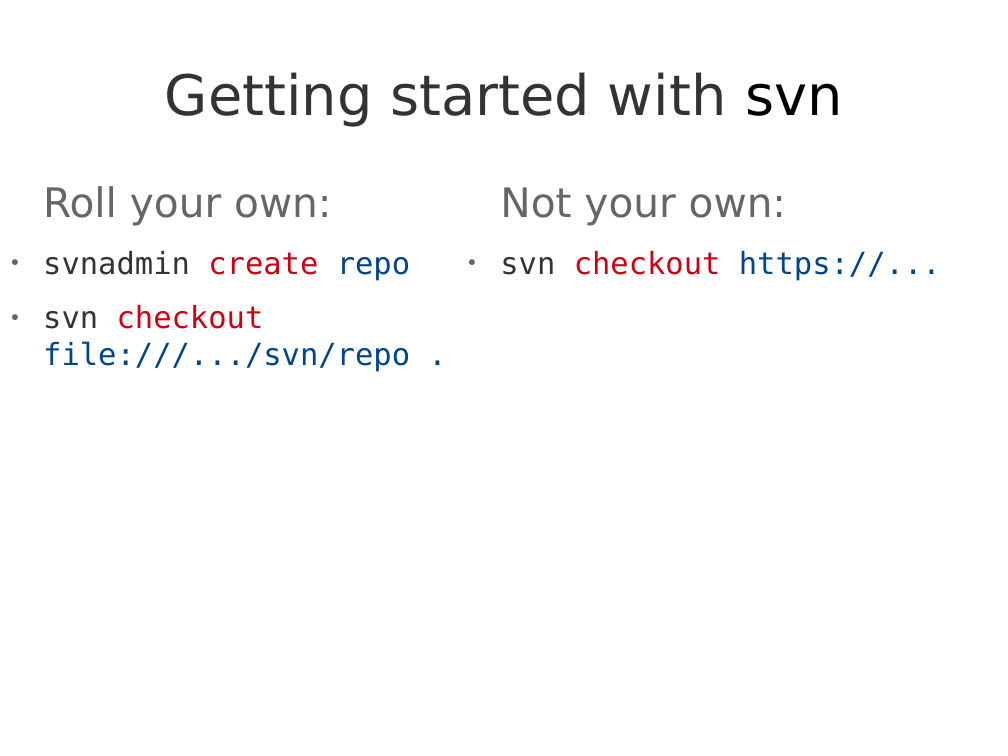
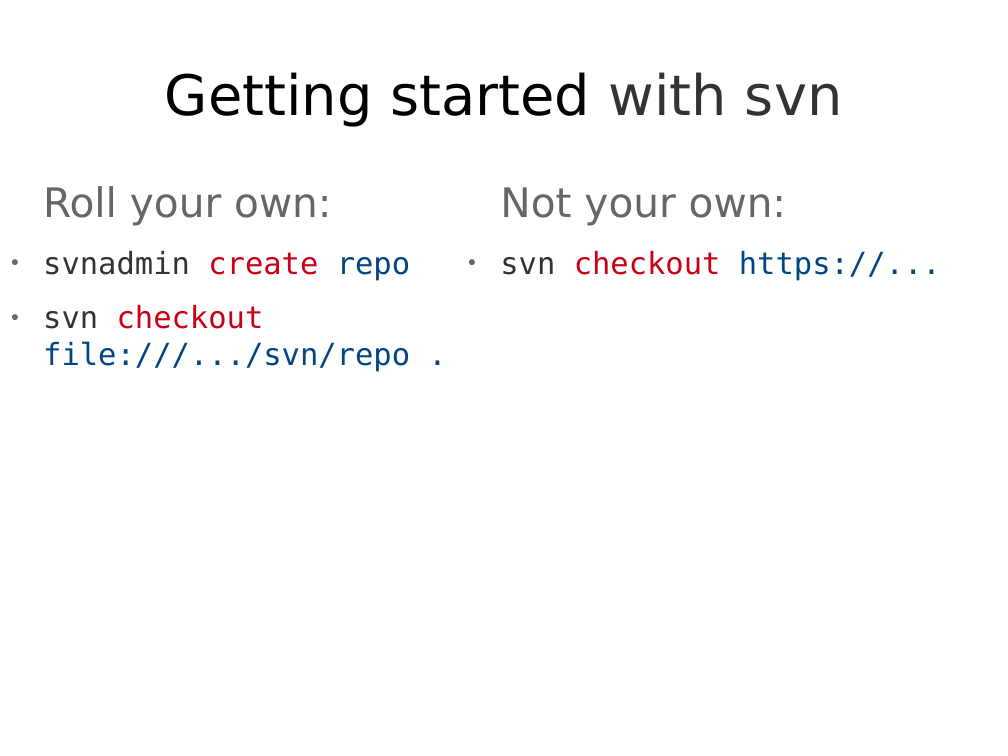
Before and after one commit to theonewolf/15-441-Recitation-Sessions, a slide deck: slide 12 of recitation2/src/recitation2.odp. Drawn at 1008x756 pixels with LibreOffice and Linux fonts; fonts in the diff are those of the drawing. Boxes give left, top, right and bottom in pixels: in the first picture for what was removed or moved away, otherwise in the second. Text is boxed around its words. In the diff, an @@ line names an element or a change of style, - is before the commit and + after.

```diff
--- a/recitation2/src/recitation2.odp
+++ b/recitation2/src/recitation2.odp
@@ title "Getting started with svn" at box(165, 72, 842, 127): text colour #333333 to #000000 in "Getting started"; text colour #000000 to #333333 in "svn" @@
```
Also in this commit, not shown: 5 other slides changed, 10 slides added, 9 slides removed, 4 other files.
